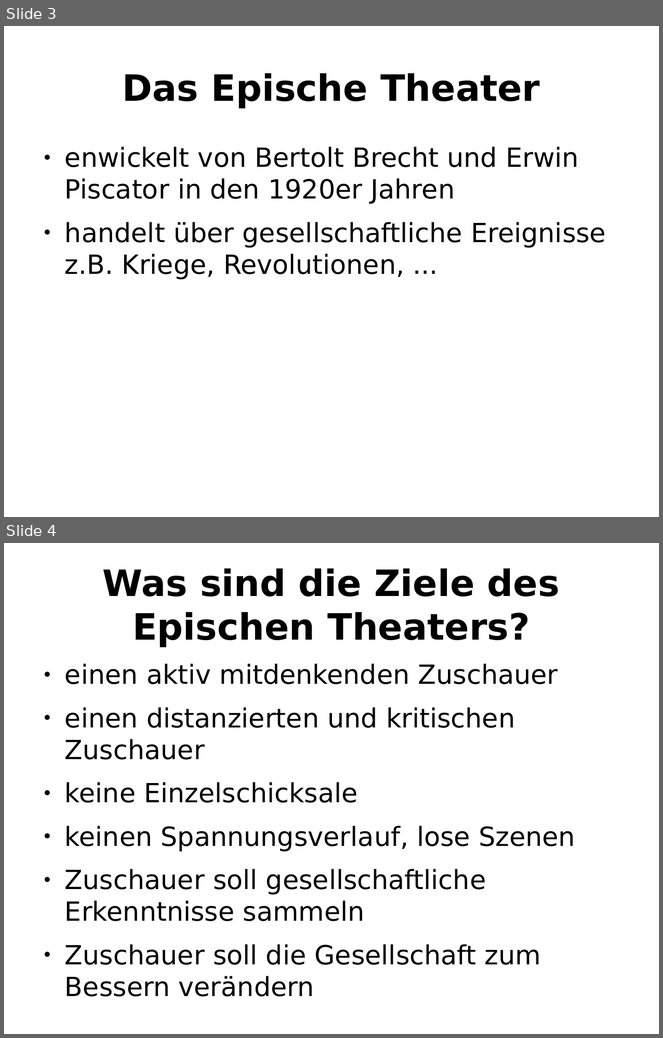
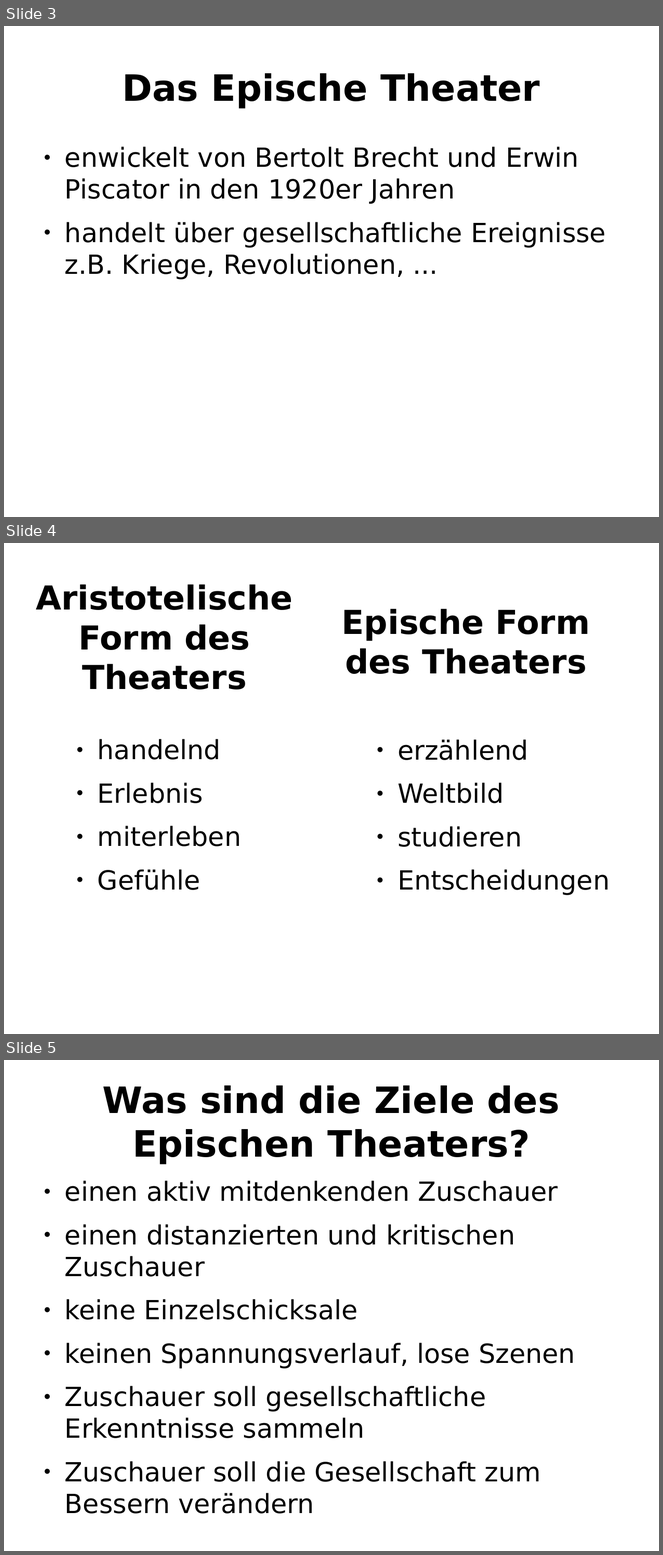
Before and after one commit to onixion/school, a slide deck: Deutsch/Referat_EpischesTheater/powerpoint/main.odp. Shown one above the other, each under a label of ours: slides 3 and 4 before the commit, slides 3, 4 and 5 after it. The pictures are 663x1038 and 663x1555 pixels, drawn with LibreOffice and Linux fonts; fonts in the diff are those of the drawing. Boxes give left, top, right and bottom in pixels: in the first picture for what was removed or moved away, otherwise in the second. Text is boxed around its words. In the diff, an @@ line names an element or a change of style, - is before the commit and + after.

```diff
--- a/Deutsch/Referat_EpischesTheater/powerpoint/main.odp
+++ b/Deutsch/Referat_EpischesTheater/powerpoint/main.odp
@@ slide 4 added at (x1=4, y1=543, x2=659, y2=1034), background #FFFFFF @@
@@ title added at (x1=36, y1=584, x2=293, y2=690), 40 pt, text #000000, bold @@
+Aristotelische
+Form des Theaters
@@ title added at (x1=342, y1=609, x2=591, y2=674), 40 pt, text #000000, bold @@
+Epische Form des Theaters
@@ text added at (x1=98, y1=739, x2=242, y2=890), 32 pt, text #000000 @@
+● handelnd
+● Erlebnis
+● miterleben
+● Gefühle
@@ text added at (x1=398, y1=740, x2=610, y2=896), 32 pt, text #000000 @@
+● erzählend
+● Weltbild
+● studieren
+● Entscheidungen
@@ what was slide 4 is now slide 5 @@
```
Also in this commit, not shown: 2 slides changed, 2 other slides added, 2 slides removed, 2 other files.
